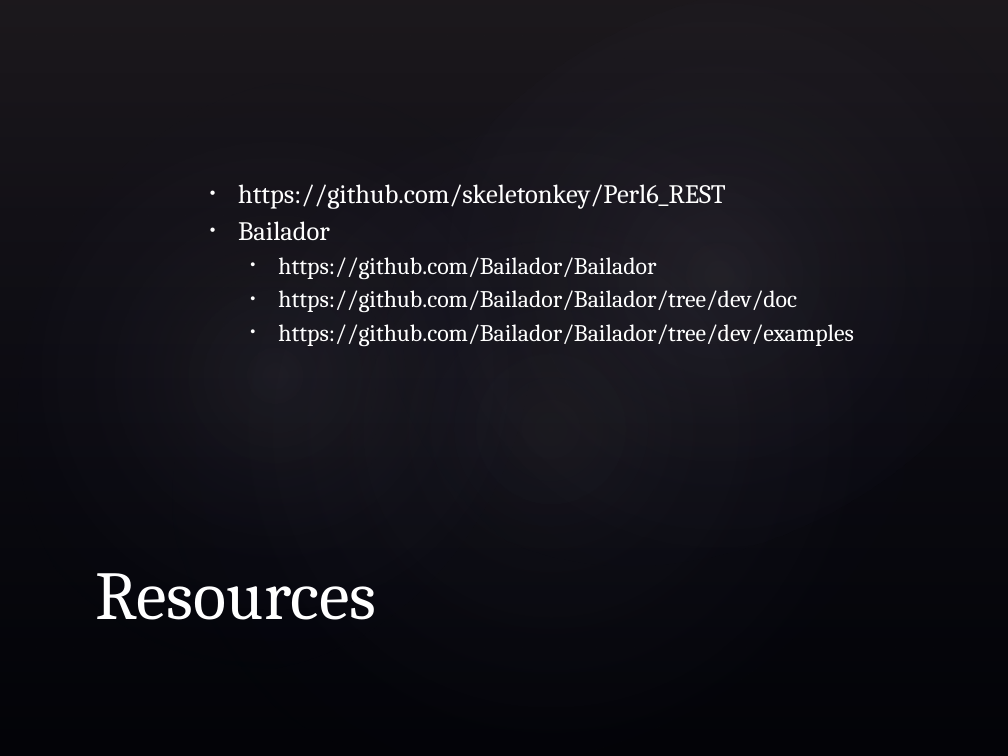
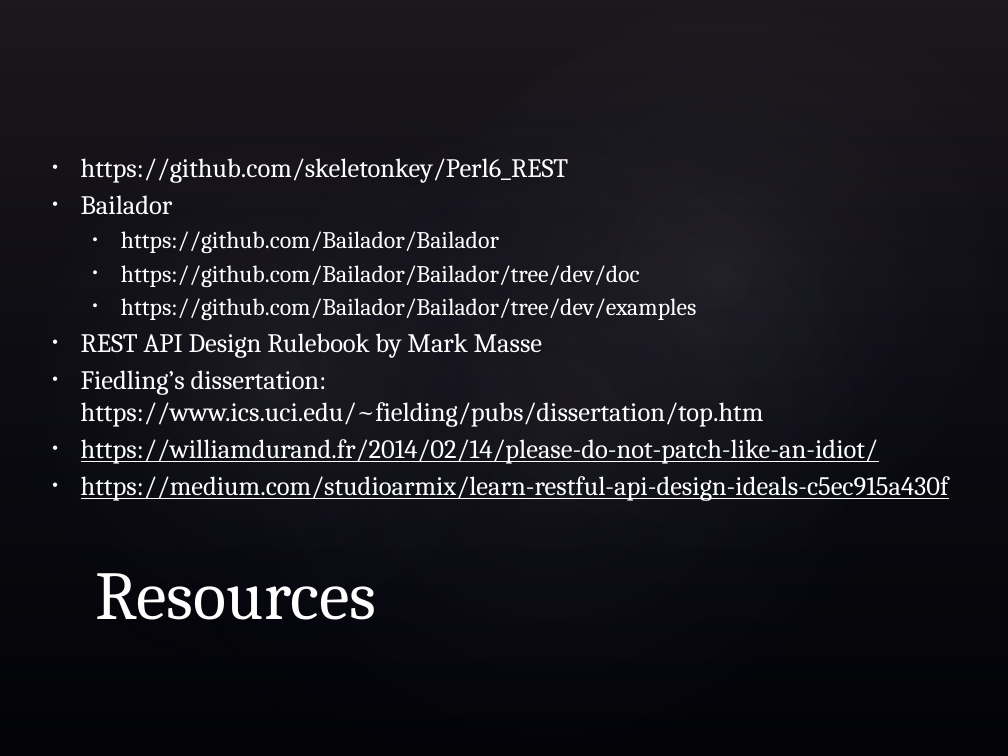
Before and after one commit to skeletonkey/Perl6_REST, a slide deck: slide 16 of docs/Perl6_REST.pptx (slide 2 before the commit). Drawn at 1008x756 pixels with LibreOffice and Linux fonts; fonts in the diff are those of the drawing; background and template pictures are left out. Boxes give left, top, right and bottom in pixels: in the first picture for what was removed or moved away, otherwise in the second. Text is boxed around its words. In the diff, an @@ line names an element or a change of style, - is before the commit and + after.

Commit message:
Update presentation

```diff
--- a/docs/Perl6_REST.pptx
+++ b/docs/Perl6_REST.pptx
@@ text "https://github.com/skeletonkey/Perl6_REST": place and size @@
-text "https://github.com/skeletonkey/Perl6_REST" at (238,184,854,346)
+text "https://github.com/skeletonkey/Perl6_REST" at (81,158,949,501)
@@ text at (81,333,949,501): paragraphs added @@
+  • REST API Design Rulebook by Mark Masse
+  • Fiedling’s dissertation: https://www.ics.uci.edu/~fielding/pubs/dissertation/top.htm
+  • https://williamdurand.fr/2014/02/14/please-do-not-patch-like-an-idiot/
+  • https://medium.com/studioarmix/learn-restful-api-design-ideals-c5ec915a430f
```
Also in this commit, not shown: 14 slides added.
